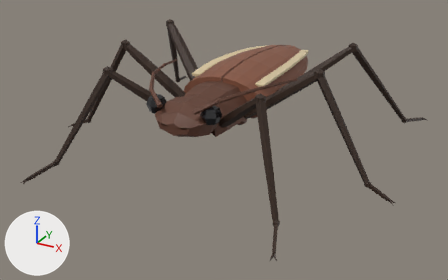
An edit to the glTF model Модели/Жуки/sprinter.glb, drawn before and after from the same camera.
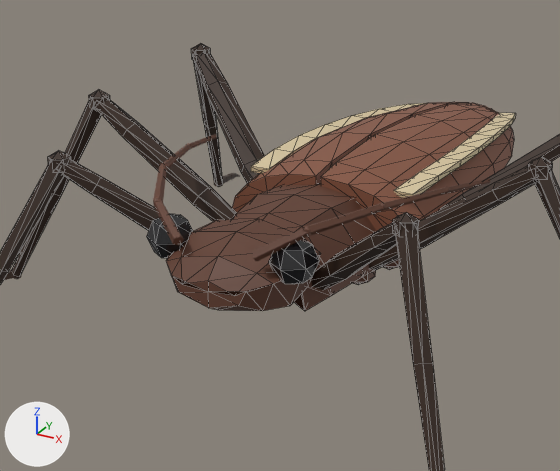
Each version appears first whole from a 50 mm lens placed at (2.96, -5.4, 2.82), pointed at (0.03, -0.06, 0.15), and next in a close-up on the part from 18% to 73% of the width and 0% to 74% of the height. The lights are fixed; the arrows at lower left show +X, +Y and +Z. The first two pictures are the older version. The close-ups show mesh edges as thin lines. Where no turn or scale is listed for an object, it has been applied to the vertices. Vertices at exactly the same position are counted once.

Objects in the first close-up: 'BeetlePlate_00', 'BeetlePlate_01', 'EyeLeft001', 'EyeRight001', 'Femur000', 'Femur002', 'Femur003', 'Femur005', 'HeadBase001', 'ThoraxCore', 'Tibia000', 'spr_stripe' and 26 more.
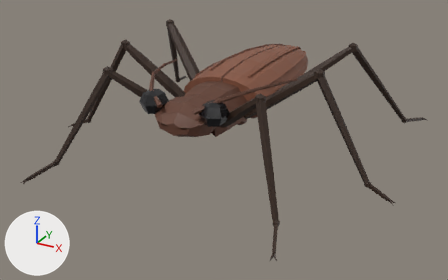
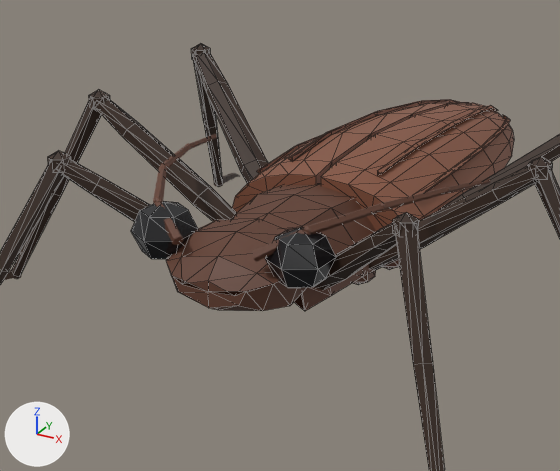
What differs and where, as boxes [x1, y1, x2, y2] in the close-ups (560 x 471 px):
'BeetlePlate_01', reshaped: before [232, 102, 469, 212]; after [232, 99, 469, 212]
'spr_stripe', deleted (beige): before [251, 103, 516, 198]
'EyeLeft001', moved, rescaled (38% wider, 35% taller): before [269, 239, 320, 284]; after [265, 227, 336, 288]
'EyeRight001', moved, rescaled (45% wider, 31% taller): before [147, 214, 193, 258]; after [131, 201, 198, 259]
part 1 of me_beetleplate_00, added: after [377, 105, 498, 176]
part 2 of me_beetleplate_00, added: after [413, 115, 510, 195]
part 3 of me_beetleplate_01, added: after [289, 99, 459, 161]
part 4 of me_beetleplate_01, added: after [257, 134, 324, 174]

The change, as a list of edits to the scene's bpy script:
```text
Change me_beetleplate_00:
    used by ob_beetleplate_00; location = (0.0, 0.0, 0.0)
    remove me_beetleplate_00.from_pydata(...)  # 66 vertices, 128 faces; spans x 0.01..0.5, y -0.06..1.95, z 0.58..0.9
    add me_beetleplate_00.from_pydata(...)  # 106 vertices, 200 faces; spans x 0.01..0.5, y -0.06..1.95, z 0.58..0.9
    me_beetleplate_00 part 1: a new loose piece of 20 vertices spanning x 0.07..0.25, y 0.09..1.87, z 0.68..0.89, in mat_spr_elytra (brown #86553f)
    me_beetleplate_00 part 2: a new loose piece of 20 vertices spanning x 0.12..0.43, y 0.09..1.88, z 0.65..0.79, in mat_spr_elytra (brown #86553f)
Change me_beetleplate_01:
    used by ob_beetleplate_01; location = (0.0, 0.0, 0.0)
    remove me_beetleplate_01.from_pydata(...)  # 66 vertices, 128 faces; spans x -0.5..-0.01, y -0.06..1.95, z 0.58..0.9
    add me_beetleplate_01.from_pydata(...)  # 106 vertices, 200 faces; spans x -0.5..-0.01, y -0.06..1.95, z 0.58..0.9
    me_beetleplate_01 part 3: a new loose piece of 20 vertices spanning x -0.25..-0.07, y 0.09..1.87, z 0.68..0.89, in mat_spr_elytra (brown #86553f)
    me_beetleplate_01 part 4: a new loose piece of 20 vertices spanning x -0.43..-0.12, y 0.09..1.88, z 0.65..0.79, in mat_spr_elytra (brown #86553f)
Change me_eyeleft001:
    used by ob_eyeleft001; location = (0.0, 0.0, 0.0)
    remove me_eyeleft001.from_pydata(...)  # 20 vertices, 36 faces; spans x 0.213..0.387, y -0.91..-0.69, z 0.64..0.84
    add me_eyeleft001.from_pydata(...)  # 20 vertices, 36 faces; spans x 0.209..0.451, y -0.95..-0.65, z 0.63..0.89
    me_eyeleft001 part 5: the whole mesh is scaled about its middle by (1.4, 1.36, 1.3), then moved by (0.03, 0.0, 0.02)
Change me_eyeright001:
    used by ob_eyeright001; location = (0.0, 0.0, 0.0)
    remove me_eyeright001.from_pydata(...)  # 20 vertices, 36 faces; spans x -0.387..-0.213, y -0.91..-0.69, z 0.64..0.84
    add me_eyeright001.from_pydata(...)  # 20 vertices, 36 faces; spans x -0.451..-0.209, y -0.95..-0.65, z 0.63..0.89
    me_eyeright001 part 6: the whole mesh is scaled about its middle by (1.4, 1.36, 1.3), then moved by (-0.03, 0.0, 0.02)
Remove ob_spr_stripe:
    ob_spr_stripe = bpy.data.objects.new('spr_stripe', me_spr_stripe)
    ob_spr_stripe.location = (0.0, 0.0, 0.0)
```
